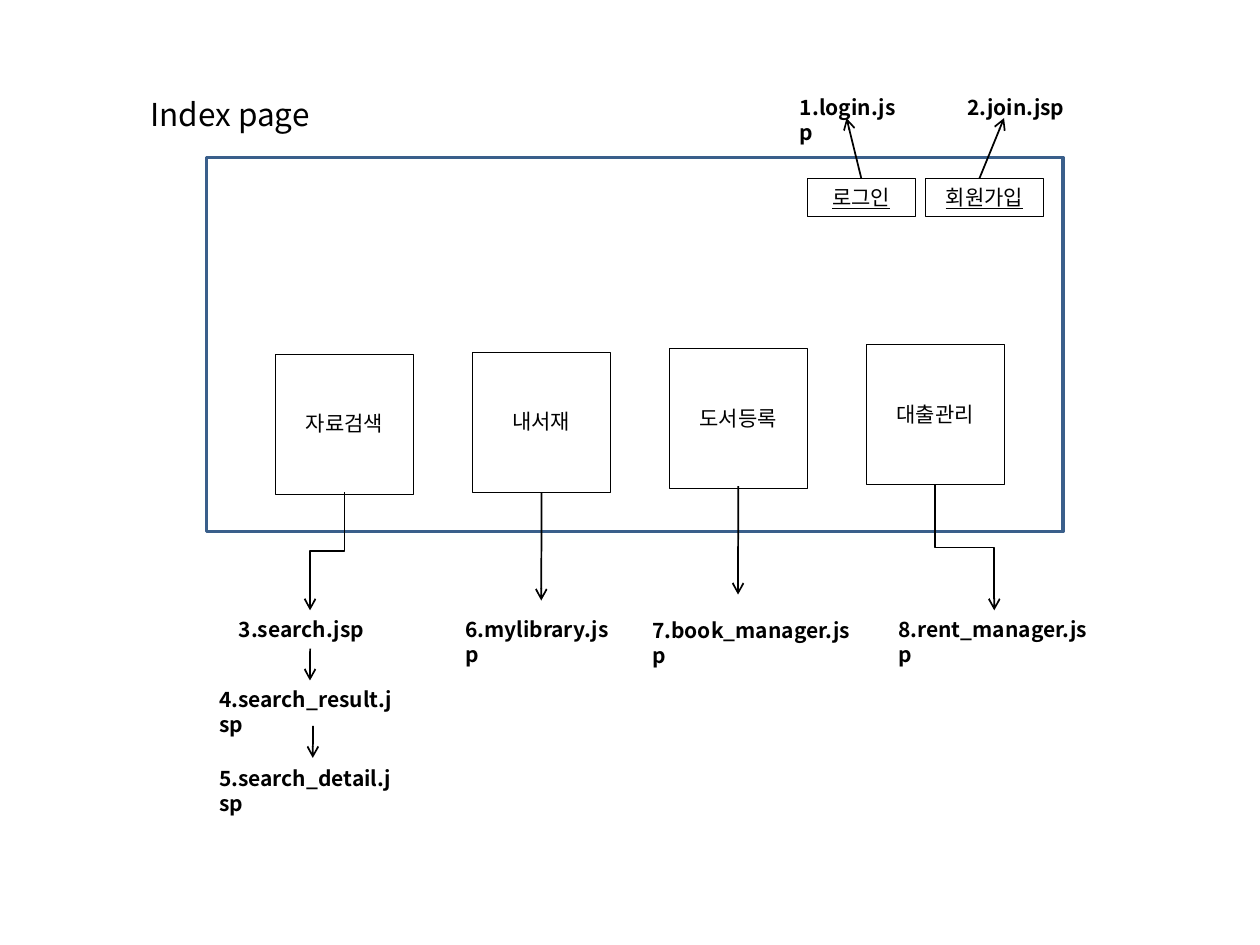
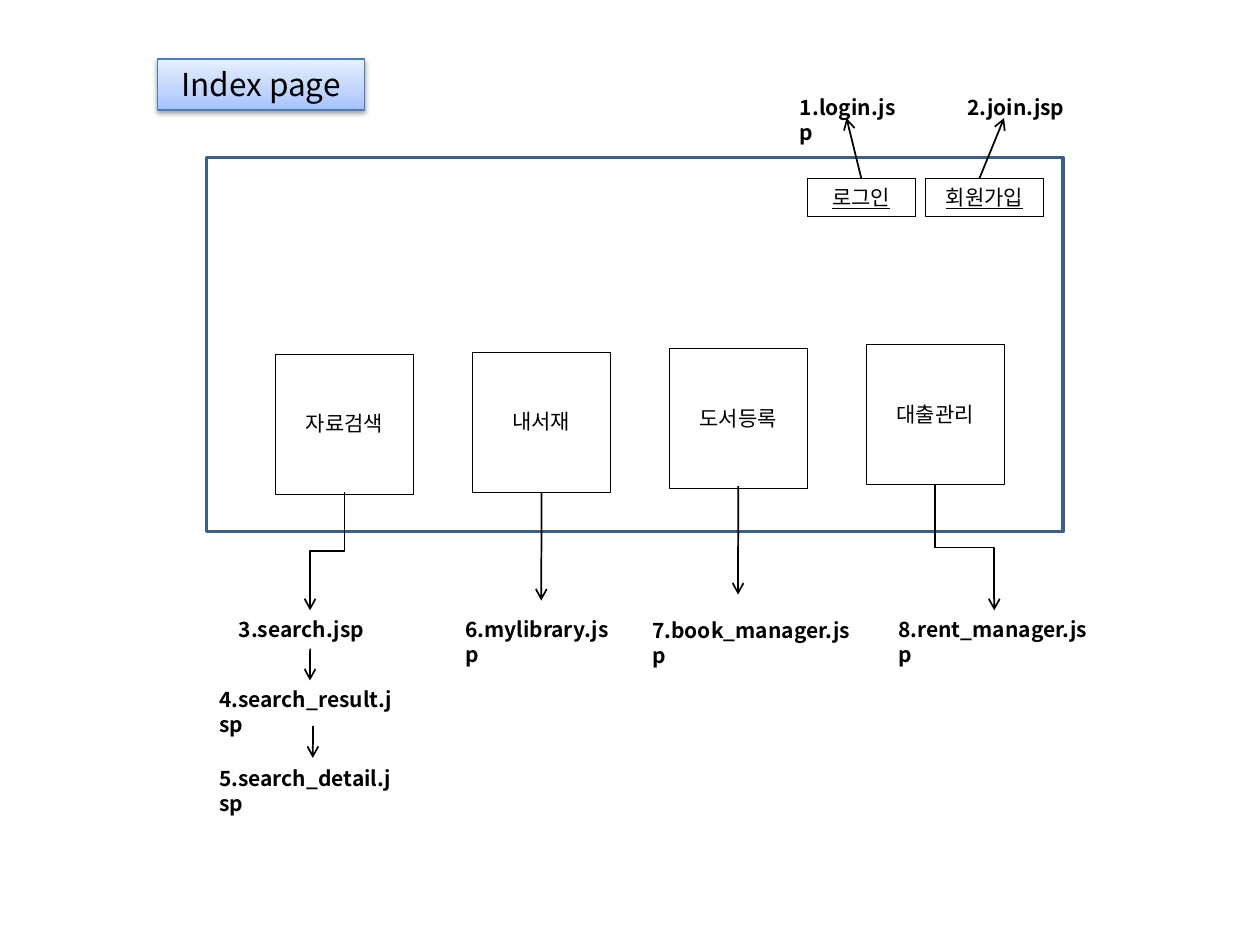
Before and after one commit to ppoyang/DreamLibrary, a slide deck: slide 1 of DreamLibrary.pptx. Drawn at 1260x945 pixels with LibreOffice and Linux fonts; fonts in the diff are those of the drawing. Boxes give left, top, right and bottom in pixels: in the first picture for what was removed or moved away, otherwise in the second. Text is boxed around its words. In the diff, an @@ line names an element or a change of style, - is before the commit and + after.

```diff
--- a/DreamLibrary.pptx
+++ b/DreamLibrary.pptx
@@ rectangle "Index page": place and size @@
-rectangle "Index page" at [150, 101, 309, 134]
+rectangle "Index page" at [158, 59, 364, 110]
@@ rectangle "Index page" at [158, 59, 364, 110]: alignment left to centre; fill none to gradient #A4C4FF to #BFD4FF to #E6EEFF; outline none to #4B7EBC 0.75 pt; shadow on @@
```
Also in this commit, not shown: 2 other slides changed, 5 slides added, 1 other file.
